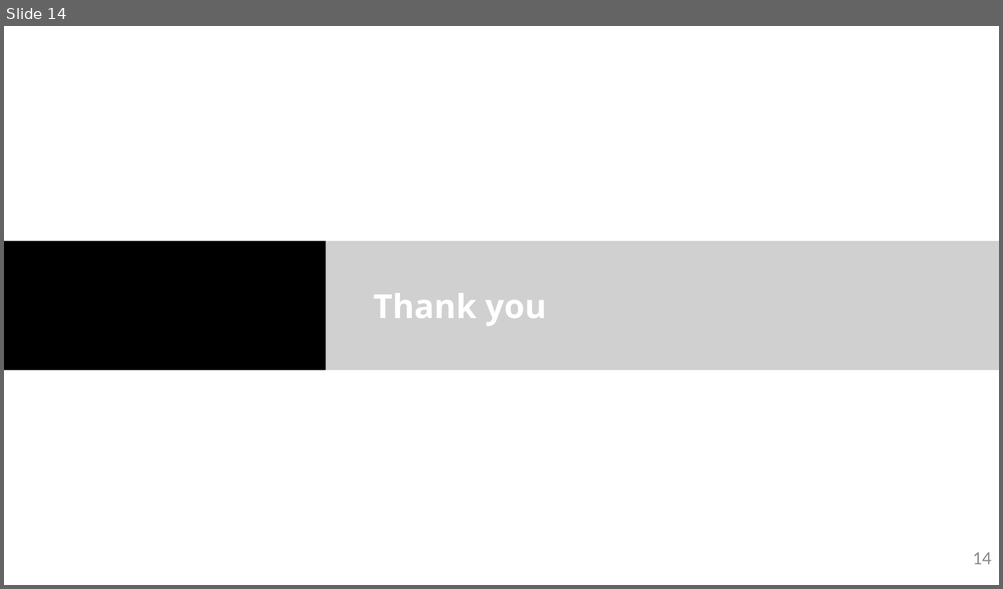
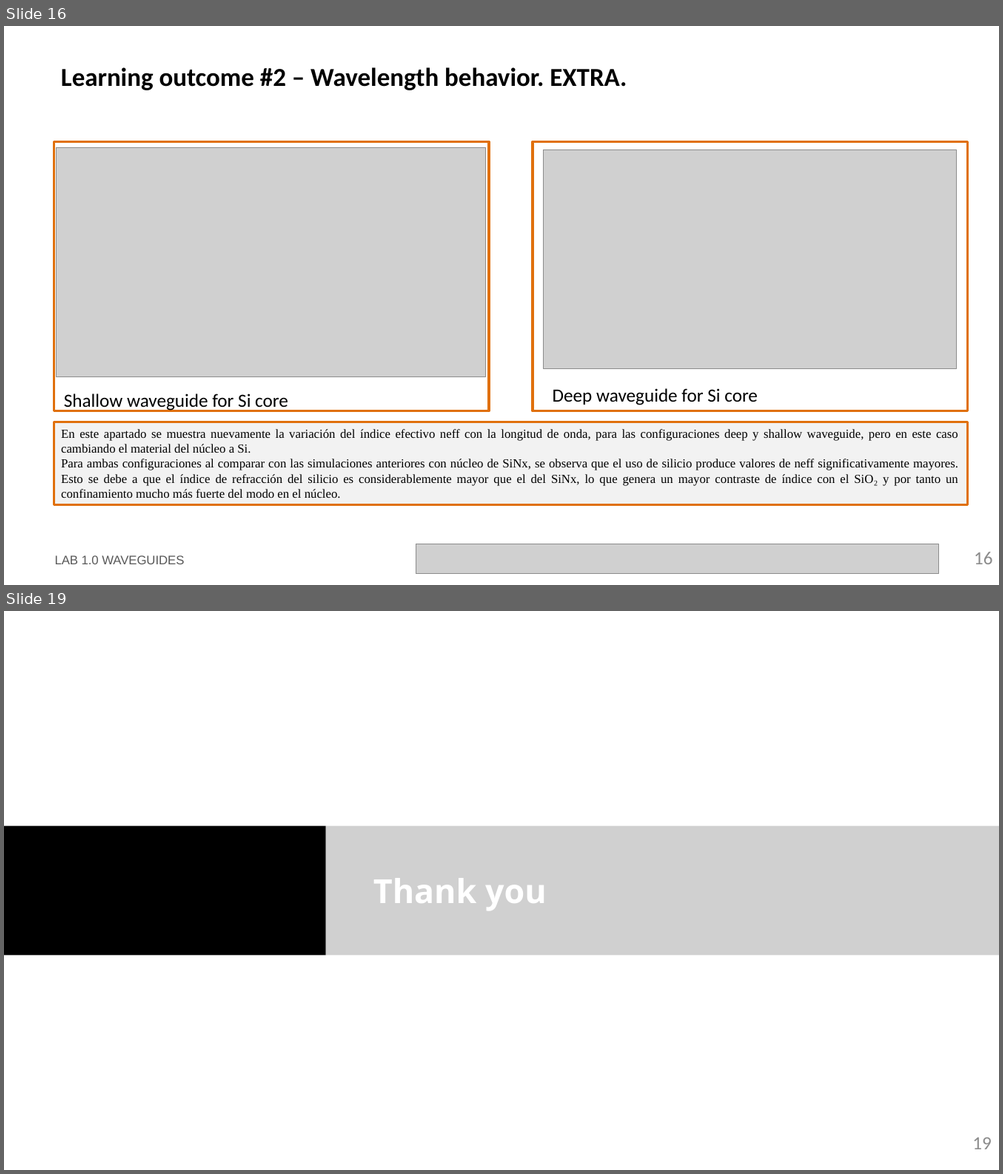
Before and after one commit to miiraandaa/cifoin-lab1, a slide deck: LabBook_10.pptx. Shown one above the other, each under a label of ours: slide 14 before the commit, slides 16 and 19 after it; the slides between them are not shown. The pictures are 1003x589 and 1003x1174 pixels, drawn with LibreOffice and Linux fonts; fonts in the diff are those of the drawing; grey boxes stand for pictures; background and template pictures are left out. Boxes give left, top, right and bottom in pixels: in the first picture for what was removed or moved away, otherwise in the second. Text is boxed around its words. In the diff, an @@ line names an element or a change of style, - is before the commit and + after.

```diff
--- a/LabBook_10.pptx
+++ b/LabBook_10.pptx
@@ slide 16 added at bbox=[4, 26, 999, 585], background #FFFFFF @@
@@ title added at bbox=[61, 67, 626, 90], 25 pt, text #000000, bold @@
+Learning outcome #2 – Wavelength behavior. EXTRA.
@@ rectangle added at bbox=[54, 141, 489, 412], outline #E0700D 2.25 pt @@
@@ picture added at bbox=[57, 147, 485, 378] @@
@@ rectangle added at bbox=[532, 141, 967, 412], outline #E0700D 2.25 pt @@
@@ picture added at bbox=[543, 150, 956, 369] @@
@@ text added at bbox=[64, 394, 288, 412], 18 pt, text #000000 @@
+Shallow waveguide for Si core
@@ text added at bbox=[552, 389, 757, 406], 18 pt, text #000000 @@
+Deep waveguide for Si core
@@ rectangle added at bbox=[54, 423, 968, 506], fill #F2F2F2, outline #E0700D 2.25 pt, 12 pt, text #000000 @@
+En este apartado se muestra nuevamente la variación del índice efectivo neff con la longitud de onda, para las configuraciones deep y shallow waveguide, pero en este caso cambiando el material del núcleo a Si.
+Para ambas configuraciones al comparar con las simulaciones anteriores con núcleo de SiNx, se observa que el uso de silicio produce valores de neff significativamente mayores. Esto se debe a que el índice de refracción del silicio es considerablemente mayor que el del SiNx, lo que genera un mayor contraste de índice con el SiO₂ y por tanto un confinamiento mucho más fuerte del modo en el núcleo.
@@ text added at bbox=[55, 556, 184, 565], 12 pt, text #585858 @@
+LAB 1.0 WAVEGUIDES
@@ picture added at bbox=[416, 545, 939, 574] @@
@@ page number added at bbox=[973, 552, 993, 565], 18 pt, text #8C8C8C @@
+16
@@ what was slide 14 is now slide 19 @@
@@ page number at bbox=[972, 1138, 991, 1150]: text changed @@
-14
+19
```
Also in this commit, not shown: 9 slides changed, 5 other slides added, 1 slide removed, 2 other files.
